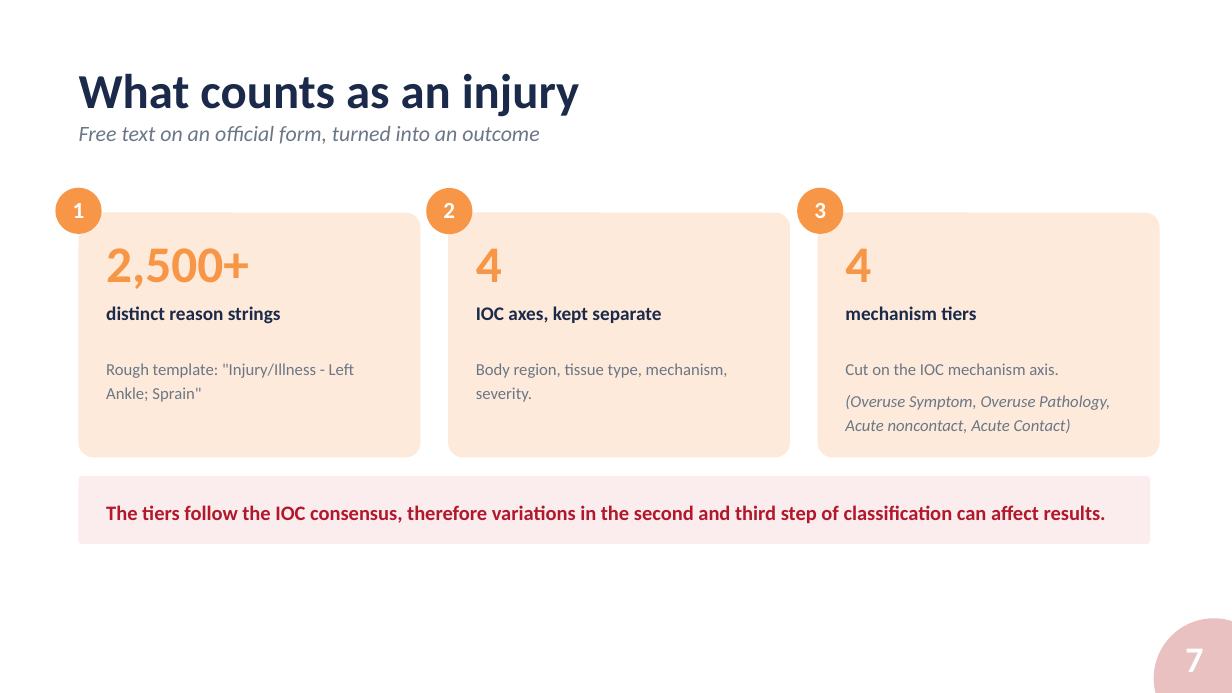
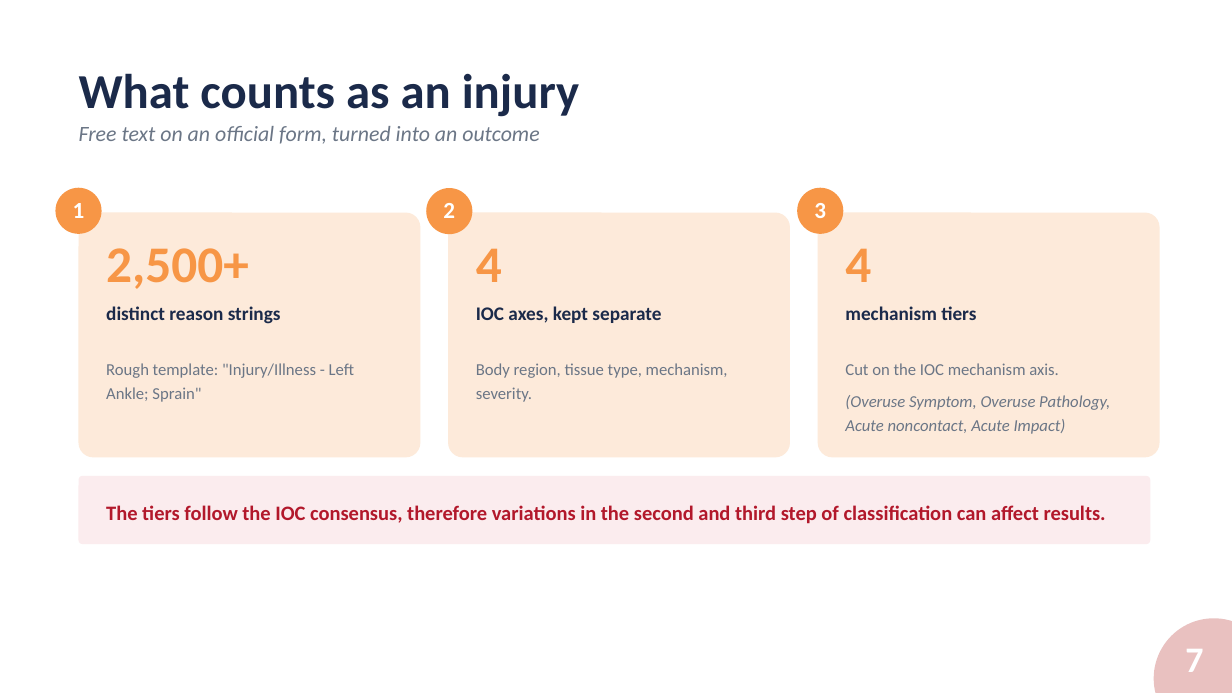
Before and after one commit to alexmartin360/Basketball-Workload-Injury-Risk-Profile, a slide deck: slide 7 of docs/SPB_Presentation_AlexMartin.pptx. Drawn at 1232x693 pixels with LibreOffice and Linux fonts; fonts in the diff are those of the drawing; background and template pictures are left out. Boxes give left, top, right and bottom in pixels: in the first picture for what was removed or moved away, otherwise in the second. Text is boxed around its words. In the diff, an @@ line names an element or a change of style, - is before the commit and + after.

```diff
--- a/docs/SPB_Presentation_AlexMartin.pptx
+++ b/docs/SPB_Presentation_AlexMartin.pptx
@@ text at (x1=845, y1=395, x2=1110, y2=434): text changed @@
-(Overuse Symptom, Overuse Pathology, Acute noncontact, Acute Contact)
+(Overuse Symptom, Overuse Pathology, Acute noncontact, Acute Impact)
```
Also in this commit, not shown: 1 other slide changed, 1 other file.
